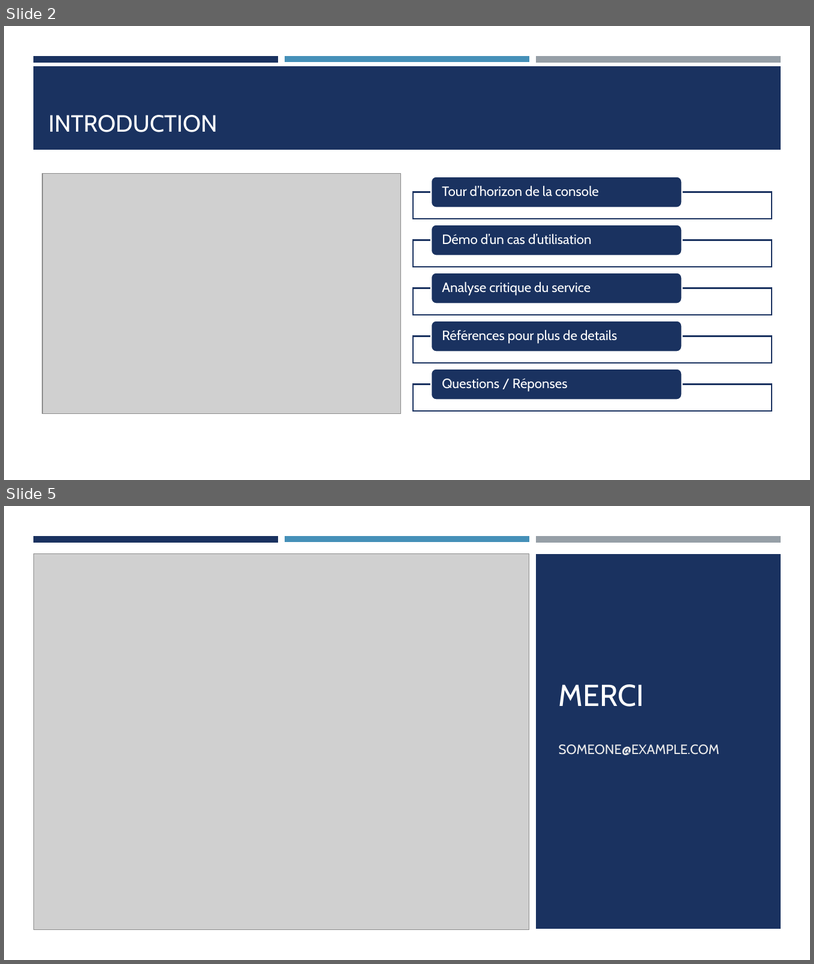
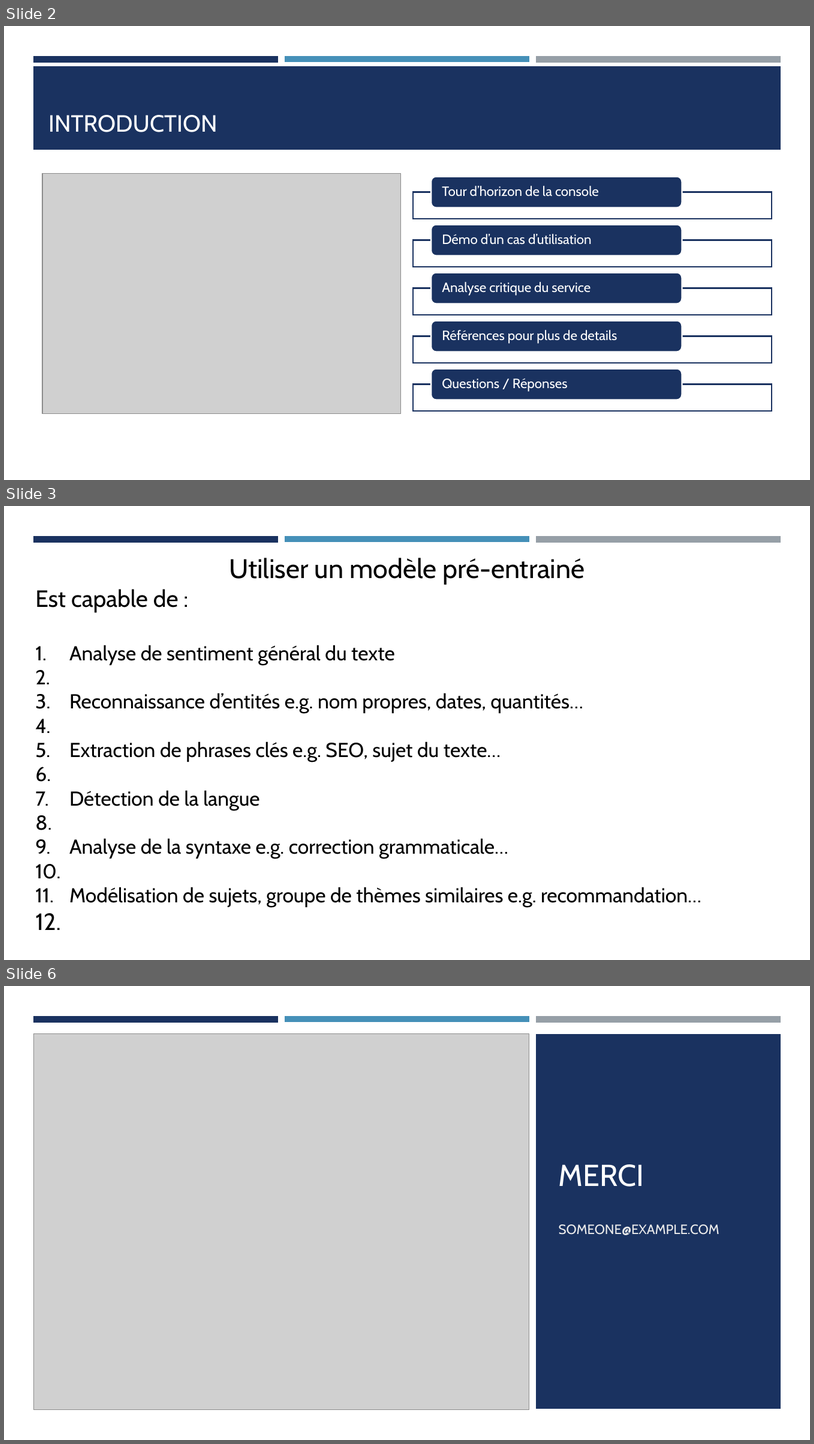
Before and after one commit to Jmuhleman/pw_CLD, a slide deck: workshop/AWS Comprehend.odp. Shown one above the other, each under a label of ours: slides 2 and 5 before the commit, slides 2, 3 and 6 after it; the slides between them are not shown. The pictures are 814x964 and 814x1444 pixels, drawn with LibreOffice and Linux fonts; fonts in the diff are those of the drawing; grey boxes stand for pictures. Boxes give left, top, right and bottom in pixels: in the first picture for what was removed or moved away, otherwise in the second. Text is boxed around its words. In the diff, an @@ line names an element or a change of style, - is before the commit and + after.

```diff
--- a/workshop/AWS Comprehend.odp
+++ b/workshop/AWS Comprehend.odp
@@ slide 3 added at <box>4,506,810,960</box>, background #FFFFFF; not listed: 3 template elements that a slide beside it also shows @@
@@ text added at <box>69,558,702,907</box>, 24 pt, text #000000 @@
+Utiliser un modèle pré-entrainé
+Est capable de :
+1. Analyse de sentiment général du texte
+2. Reconnaissance d’entités e.g. nom propres, dates, quantités…
+3. Extraction de phrases clés e.g. SEO, sujet du texte…
+4. Détection de la langue
+5. Analyse de la syntaxe e.g. correction grammaticale…
+6. Modélisation de sujets, groupe de thèmes similaires e.g. recommandation…
@@ what was slide 5 is now slide 6 @@
```
Also in this commit, not shown: 1 slide changed, 2 other slides added, 2 slides removed.
